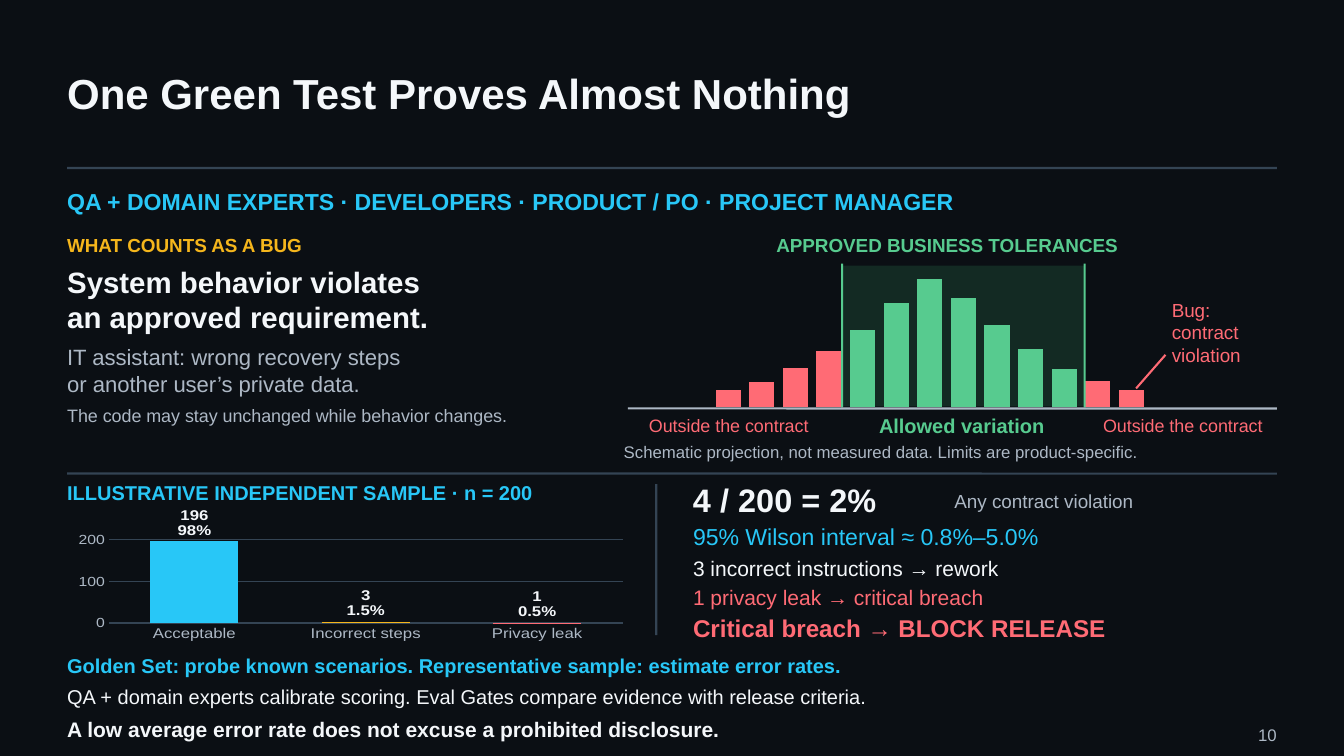
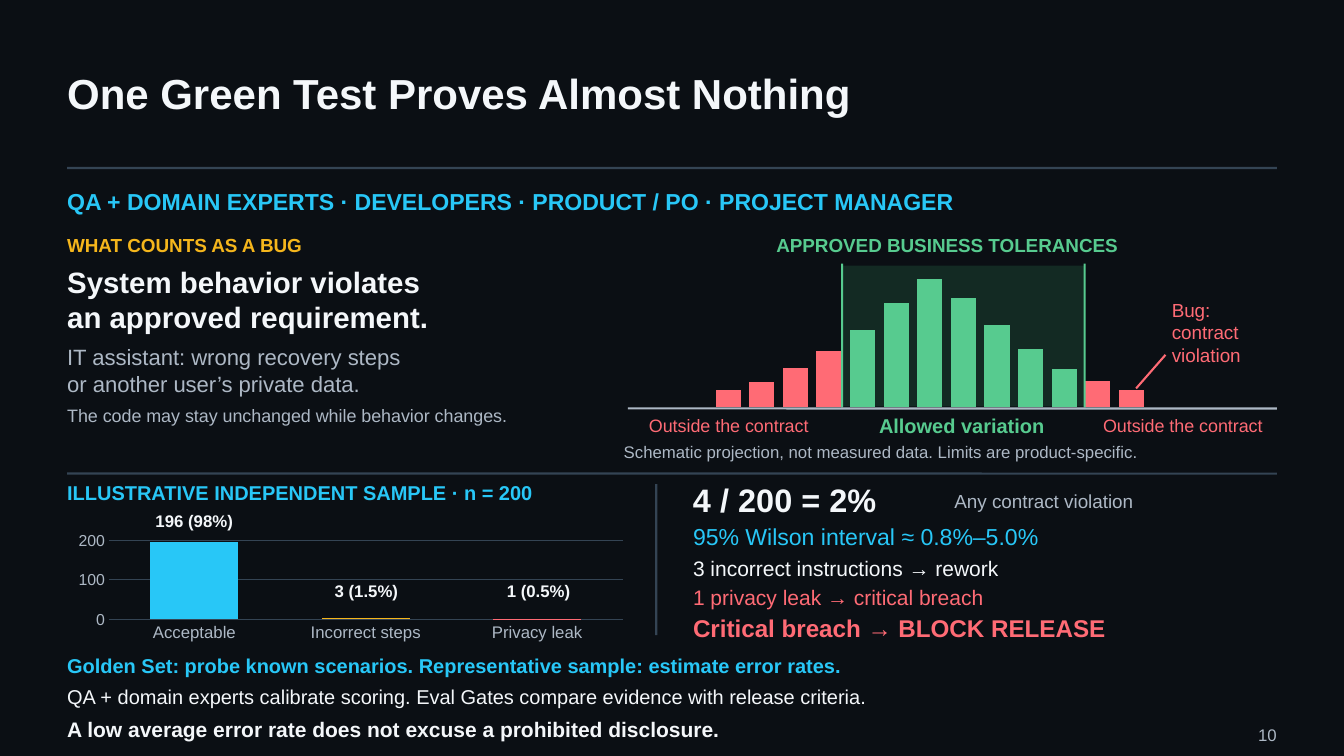
Before and after one commit to UncertaintyArchitectureGroup/uncertainty-architecture, a slide deck: slide 10 of assets/presentations/pmday-2026/ai-changes-both-sides.pptx. Drawn at 1344x756 pixels with LibreOffice and Linux fonts; fonts in the diff are those of the drawing. Boxes give left, top, right and bottom in pixels: in the first picture for what was removed or moved away, otherwise in the second. Text is boxed around its words. In the diff, an @@ line names an element or a change of style, - is before the commit and + after.

Commit message:
fix(presentation): restore PMDay framing and correct outcome labels

```diff
--- a/assets/presentations/pmday-2026/ai-changes-both-sides.pptx
+++ b/assets/presentations/pmday-2026/ai-changes-both-sides.pptx
@@ column chart at [68, 529, 634, 644] @@
-Observed outputs: 196, 3, 1
+Series 1: 196, 3, 1
@@ data labels of Series 1 removed @@
@@ column chart: place and size @@
-column chart at [68, 508, 634, 643]
+column chart at [68, 529, 634, 644]
@@ text added at [155, 515, 233, 531], 12 pt, text #F4F7FA, bold @@
+196 (98%)
@@ text added at [335, 585, 398, 601], 12 pt, text #F4F7FA, bold @@
+3 (1.5%)
@@ text added at [507, 585, 570, 601], 12 pt, text #F4F7FA, bold @@
+1 (0.5%)
```
Also in this commit, not shown: 2 other slides changed, 1 slide added, 1 slide removed, 11 other files.
